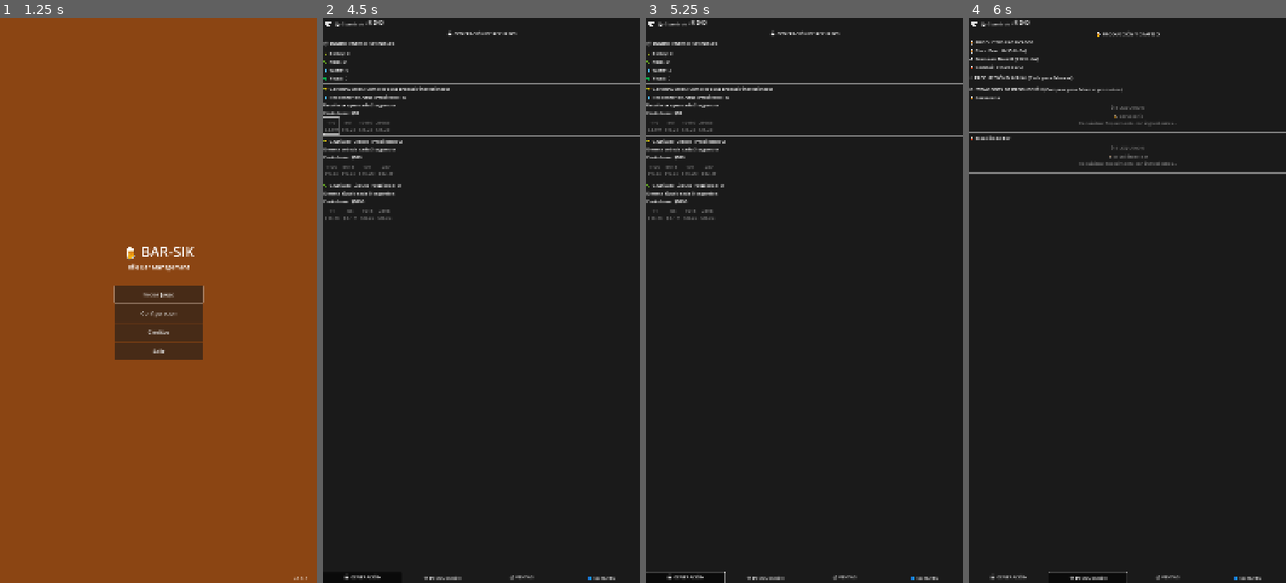
Above: before the commit, frames 1-4 (left to right).
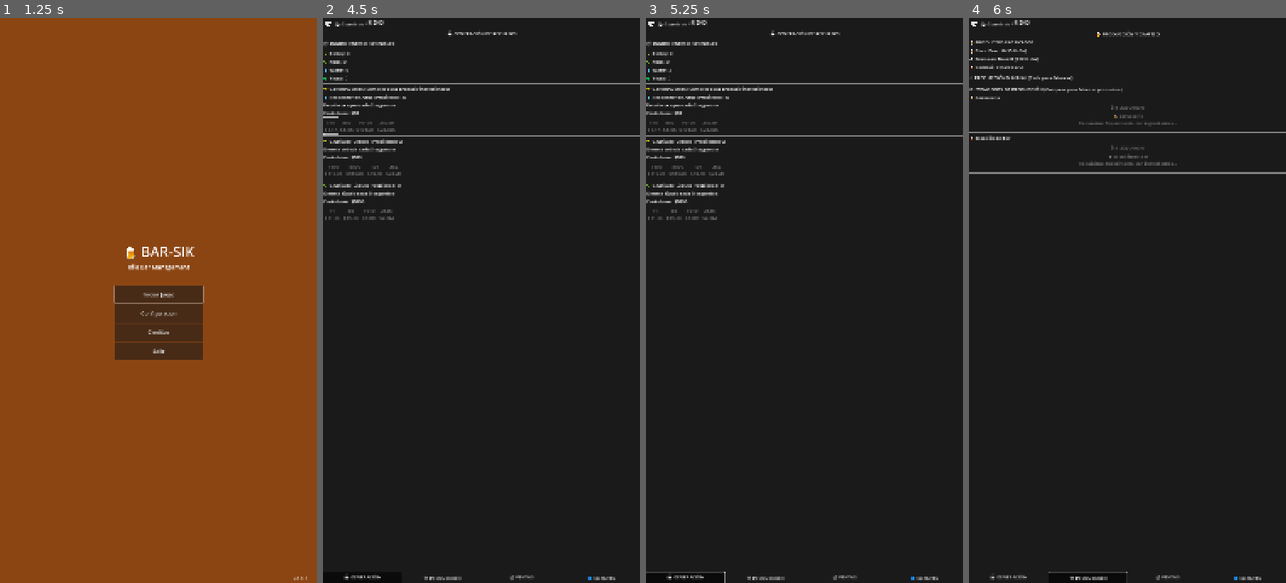
Above: after the commit, the same moments.

Repository: Kavalieri/bar-sik
Game: Godot game, scene res://scenes/SplashScreen.tscn
The game is run twice, just before and just after one commit, with the same random seed, the same clock (stepped at 60 frames per second) and the same inputs.
Inputs (mouse positions are in pixels of both pictures, inside the frame that each line leads up to):
- Up to frame 1 (1.25 s): tap Enter at 0.5 s; move the mouse to (228, 272) at 0.52 s; click (228, 272) at 0.67 s
- Up to frame 2 (4.5 s): click "Iniciar Juego" at 1.25 s; click "⏸️" at 2 s; click "Continuar" at 2.75 s; click "💾 Guardado" at 3.5 s; click "1 $10" at 4.25 s
- Up to frame 3 (5.25 s): click "🏭 GENERACIÓN" at 5 s
- Up to frame 4 (6 s): click "⚒️ PRODUCCIÓN" at 5.75 s

Frame 1 is identical in both runs. In frame 2, 0.3% of the frame differs, in the area x 1-25%, y 17-36%; in frame 3, 0.3%; in frame 4, nothing differs.

Commit message:
🔧 FORMATEO SEGURO: Eliminados cálculos innecesarios
✅ GenerationPanel simplificado:
• _calculate_bulk_cost() ahora precio fijo simple
• Eliminado cálculo exponencial with pow() innecesario
• Consistente con GeneratorManager (base_cost * quantity)
• Sin bucles ni escalado - solo multiplicación simple

🛡️ GameUtils.format_large_number() robusto:
• Validación entrada (is_finite, is_nan)
• Manejo números negativos con abs()
• Sin caracteres formato problemáticos (%.2e eliminado)
• Retorna string simple para casos edge

💰 Resultado: UI y backend 100% consistentes - precio fijo

Diff:
--- a/project/scripts/GenerationPanel.gd
+++ b/project/scripts/GenerationPanel.gd
@@ -101,18 +101,9 @@
 			button.disabled = not can_afford
 
 
-func _calculate_bulk_cost(generator: Dictionary, game_data: Dictionary, quantity: int) -> float:
-	var owned = game_data["generators"].get(generator.id, 0)
-	var total_cost = 0.0
-
-	# Calcular costo acumulativo para compras múltiples
-	# Factor de escalado más conservador para evitar overflow
-	for i in range(quantity):
-		var scaling_factor = 1.10  # Reducido de 1.15 a 1.10
-		var cost = generator.base_cost * pow(scaling_factor, owned + i)
-		total_cost += cost
-
-	return total_cost
+func _calculate_bulk_cost(generator: Dictionary, _game_data: Dictionary, quantity: int) -> float:
+	# Precio fijo simple (consistente con GeneratorManager)
+	return generator.base_cost * quantity
 
 
 func _get_resource_icon(resource_name: String) -> String:
--- a/project/scripts/core/GameUtils.gd
+++ b/project/scripts/core/GameUtils.gd
@@ -2,20 +2,27 @@
 ## GameUtils - Utilidades centralizadas del juego
 ## Eliminar duplicación y centralizar funciones comunes
 
-## Formateo de números grandes
+## Formateo de números grandes (robusto)
 func format_large_number(number: float) -> String:
-	if number < 1000:
-		return "%.0f" % number
-	elif number < 1000000:
-		return "%.1fK" % (number / 1000.0)
-	elif number < 1000000000:
-		return "%.1fM" % (number / 1000000.0)
-	elif number < 1000000000000:
-		return "%.1fB" % (number / 1000000000.0)
-	elif number < 1000000000000000:
-		return "%.1fT" % (number / 1000000000000.0)
+	# Validar entrada
+	if not is_finite(number) or is_nan(number):
+		return "0"
+
+	# Asegurar que sea positivo
+	var abs_number = abs(number)
+
+	if abs_number < 1000:
+		return str(int(abs_number))
+	elif abs_number < 1000000:
+		return "%.1fK" % (abs_number / 1000.0)
+	elif abs_number < 1000000000:
+		return "%.1fM" % (abs_number / 1000000.0)
+	elif abs_number < 1000000000000:
+		return "%.1fB" % (abs_number / 1000000000.0)
+	elif abs_number < 1000000000000000:
+		return "%.1fT" % (abs_number / 1000000000000.0)
 	else:
-		return "%.2e" % number
+		return "%.1fQ" % (abs_number / 1000000000000000.0)
 
 ## Precios de productos
 func get_product_price(product_type: String) -> float:
